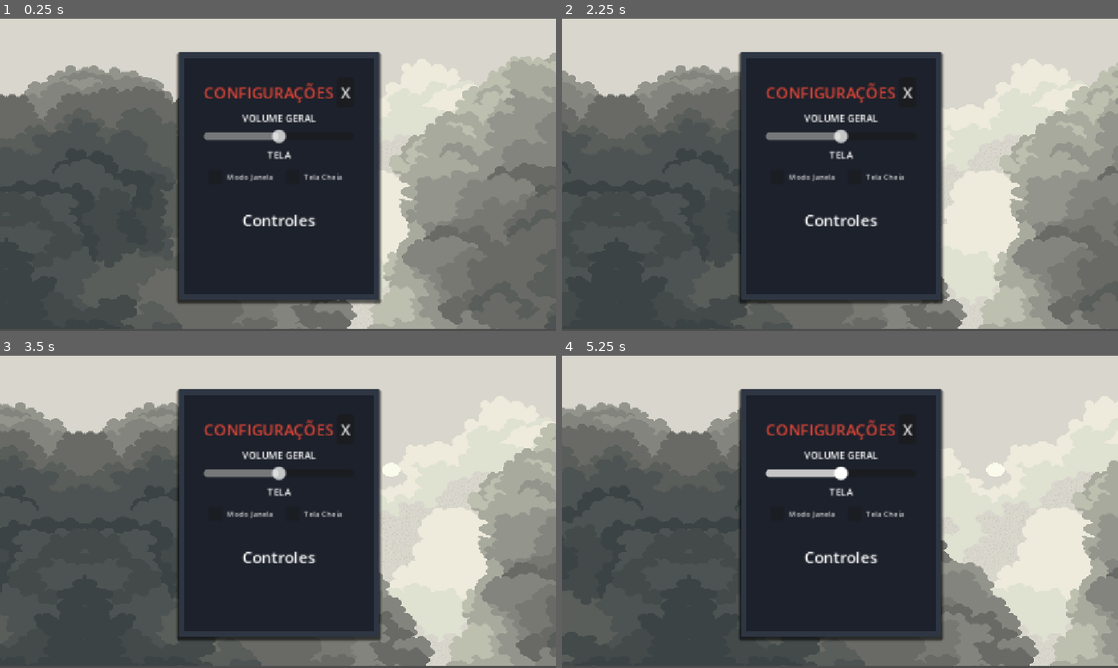
Above: before the commit, frames 1-4 (two rows, left to right).
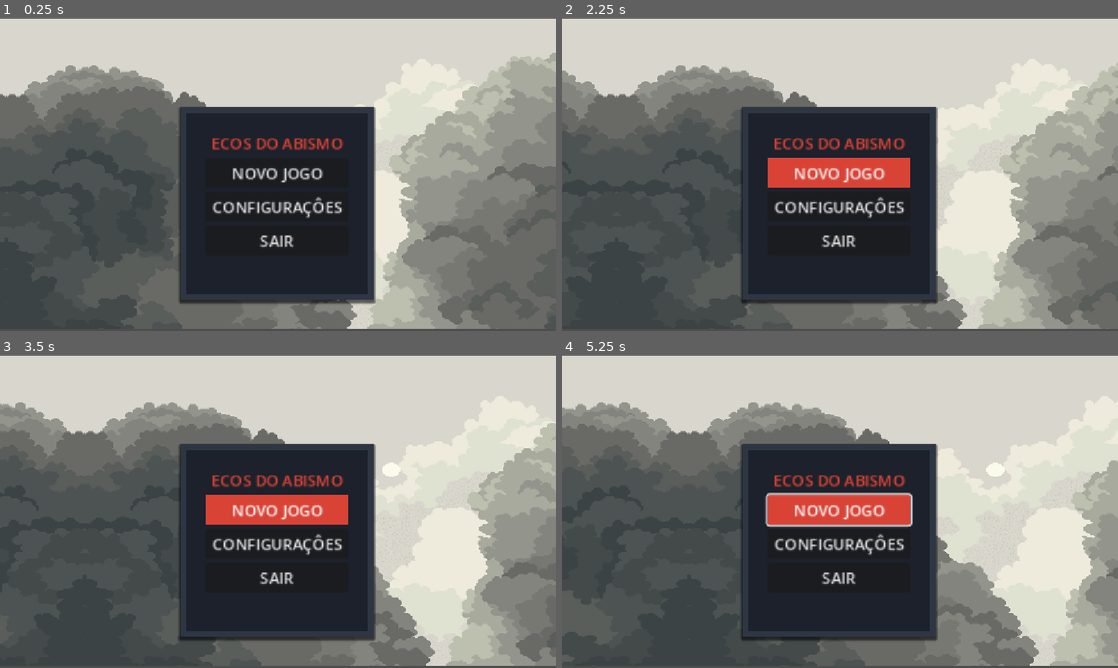
Above: after the commit, the same moments.

Repository: agr3w/Godot_prototity
Game: Godot game, scene res://menu_principal.tscn
The game is run twice, just before and just after one commit, with the same random seed, the same clock (stepped at 60 frames per second) and the same inputs.
Inputs (mouse positions are in pixels of both pictures, inside the frame that each line leads up to):
- Up to frame 1 (0.25 s): no input
- Up to frame 2 (2.25 s): click (840, 205) at 0.5 s, where only the run after the commit has a clickable "CONFIGURAÇÔES"; click "X" at 1.25 s; click (840, 174) at 2 s, where only the run after the commit has a clickable "NOVO JOGO"
- Up to frame 3 (3.5 s): click (278, 511) at 2.75 s, where only the run after the commit has a clickable "NOVO JOGO"
- Up to frame 4 (5.25 s): hold Right (ui_right) 3.53-5.03 s; tap X (attack) at 3.6, 5.1 s; tap Shift (dash) at 4.35 s; hold Left (ui_left) from 5.03 s (still down)

The runs differ from the first frame. In frame 1, 11% of the frame differs, in the area x 31-69%, y 10-92%; in frame 2, 13%; in frame 3, 13%; in frame 4, 13%.

Commit message:
Musica de fundo e botões funcionais

Diff:
--- a/menu_principal.gd
+++ b/menu_principal.gd
@@ -1,17 +1,51 @@
 extends Control
 
-# Referência para a tela de configurações (que faremos a seguir)
-# @onready var tela_configs = $ConfiguracoesPanel
+@onready var painel_configs = $PainelConfigs
+@onready var slider_volume = $PainelConfigs/MarginContainer/VBoxContainer/HSlider
+@onready var btn_janela = $PainelConfigs/MarginContainer/VBoxContainer/Tela/HBoxContainer2/BtnJanela
+@onready var btn_tela_cheia = $PainelConfigs/MarginContainer/VBoxContainer/Tela/HBoxContainer2/BtnTelaCheia
 
 func _ready():
-    # Garante que o mouse esteja visível no menu
     Input.set_mouse_mode(Input.MOUSE_MODE_VISIBLE)
+    DisplayServer.window_set_mode(DisplayServer.WINDOW_MODE_WINDOWED)
+    painel_configs.hide()
+    _sync_window_mode_buttons()
 
 func _on_btn_novo_jogo_pressed():
-    get_tree().change_scene_to_file("res://character_body_2d.tscn")
+    get_tree().change_scene_to_file("res://mundo.tscn")
 
 func _on_btn_configs_pressed():
-    print("Abrir painel de configurações")
+    painel_configs.show()
 
 func _on_btn_sair_pressed():
     get_tree().quit()
+
+func _on_btn_fechar_pressed():
+    painel_configs.hide()
+
+func _on_h_slider_value_changed(value):
+    var volume_linear = value / 100.0
+    var bus_index = AudioServer.get_bus_index("Master")
+
+    if volume_linear == 0:
+        AudioServer.set_bus_mute(bus_index, true)
+    else:
+        AudioServer.set_bus_mute(bus_index, false)
+        AudioServer.set_bus_volume_db(bus_index, linear_to_db(volume_linear))
+
+func _on_btn_tela_cheia_pressed():
+    if OS.is_debug_build() and not OS.has_feature("template"):
+        DisplayServer.window_set_mode(DisplayServer.WINDOW_MODE_WINDOWED)
+    else:
+        DisplayServer.window_set_mode(DisplayServer.WINDOW_MODE_FULLSCREEN)
+
+    _sync_window_mode_buttons()
+
+func _on_btn_janela_pressed():
+    DisplayServer.window_set_mode(DisplayServer.WINDOW_MODE_WINDOWED)
+    _sync_window_mode_buttons()
+
+func _sync_window_mode_buttons():
+    var modo_atual = DisplayServer.window_get_mode()
+    btn_tela_cheia.button_pressed = modo_atual == DisplayServer.WINDOW_MODE_FULLSCREEN or modo_atual == DisplayServer.WINDOW_MODE_EXCLUSIVE_FULLSCREEN
+    btn_janela.button_pressed = not btn_tela_cheia.button_pressed
--- a/menu_principal.tscn
+++ b/menu_principal.tscn
@@ -2,6 +2,7 @@
 
 [ext_resource type="Script" uid="uid://dl18owl7mqcrv" path="res://menu_principal.gd" id="1_gmcsc"]
 [ext_resource type="Texture2D" uid="uid://c6x700q8iuxvc" path="res://background_mainMenu.jpg" id="2_ul6ys"]
+[ext_resource type="AudioStream" uid="uid://blohj08ot7rsv" path="res://guilhermebernardes-never-again-108445.mp3" id="3_ul6ys"]
 
 [sub_resource type="StyleBoxFlat" id="StyleBoxFlat_f1aav"]
 bg_color = Color(0.10980392, 0.12941177, 0.16862746, 1)
@@ -21,6 +22,8 @@
 
 [sub_resource type="StyleBoxFlat" id="StyleBoxFlat_qhq4y"]
 bg_color = Color(0.8509804, 0.2627451, 0.21176471, 1)
+
+[sub_resource type="ButtonGroup" id="ButtonGroup_gmcsc"]
 
 [node name="MenuPrincipal" type="Control" unique_id=686835528]
 layout_mode = 3
@@ -49,7 +52,6 @@
 flip_h = true
 
 [node name="PanelContainer" type="PanelContainer" parent="." unique_id=1606446080]
-visible = false
 layout_mode = 1
 anchors_preset = 8
 anchor_left = 0.5
@@ -164,11 +166,14 @@
 [node name="BtnJanela" type="CheckBox" parent="PainelConfigs/MarginContainer/VBoxContainer/Tela/HBoxContainer2" unique_id=1809095460]
 layout_mode = 2
 theme_override_font_sizes/font_size = 8
+button_pressed = true
+button_group = SubResource("ButtonGroup_gmcsc")
 text = "Modo Janela"
 
 [node name="BtnTelaCheia" type="CheckBox" parent="PainelConfigs/MarginContainer/VBoxContainer/Tela/HBoxContainer2" unique_id=143509548]
 layout_mode = 2
 theme_override_font_sizes/font_size = 8
+button_group = SubResource("ButtonGroup_gmcsc")
 text = "Tela Cheia"
 
 [node name="Label" type="Label" parent="PainelConfigs/MarginContainer/VBoxContainer" unique_id=620732356]
@@ -177,6 +182,15 @@
 text = "Controles"
 horizontal_alignment = 1
 
+[node name="AudioStreamPlayer" type="AudioStreamPlayer" parent="." unique_id=2013074092]
+stream = ExtResource("3_ul6ys")
+autoplay = true
+
 [connection signal="pressed" from="PanelContainer/MarginContainer/VBoxContainer/BtnNovoJogo" to="." method="_on_btn_novo_jogo_pressed"]
 [connection signal="pressed" from="PanelContainer/MarginContainer/VBoxContainer/BtnConfigs" to="." method="_on_btn_configs_pressed"]
 [connection signal="pressed" from="PanelContainer/MarginContainer/VBoxContainer/BtnSair" to="." method="_on_btn_sair_pressed"]
+[connection signal="pressed" from="PainelConfigs/MarginContainer/VBoxContainer/HBoxContainer/X" to="." method="_on_x_pressed"]
+[connection signal="pressed" from="PainelConfigs/MarginContainer/VBoxContainer/HBoxContainer/X" to="." method="_on_btn_fechar_pressed"]
+[connection signal="value_changed" from="PainelConfigs/MarginContainer/VBoxContainer/HSlider" to="." method="_on_h_slider_value_changed"]
+[connection signal="pressed" from="PainelConfigs/MarginContainer/VBoxContainer/Tela/HBoxContainer2/BtnJanela" to="." method="_on_btn_janela_pressed"]
+[connection signal="pressed" from="PainelConfigs/MarginContainer/VBoxContainer/Tela/HBoxContainer2/BtnTelaCheia" to="." method="_on_btn_tela_cheia_pressed"]
Not shown, added: guilhermebernardes-never-again-108445.mp3.import
Not shown, added: guilhermebernardes-never-again-108445.mp3
